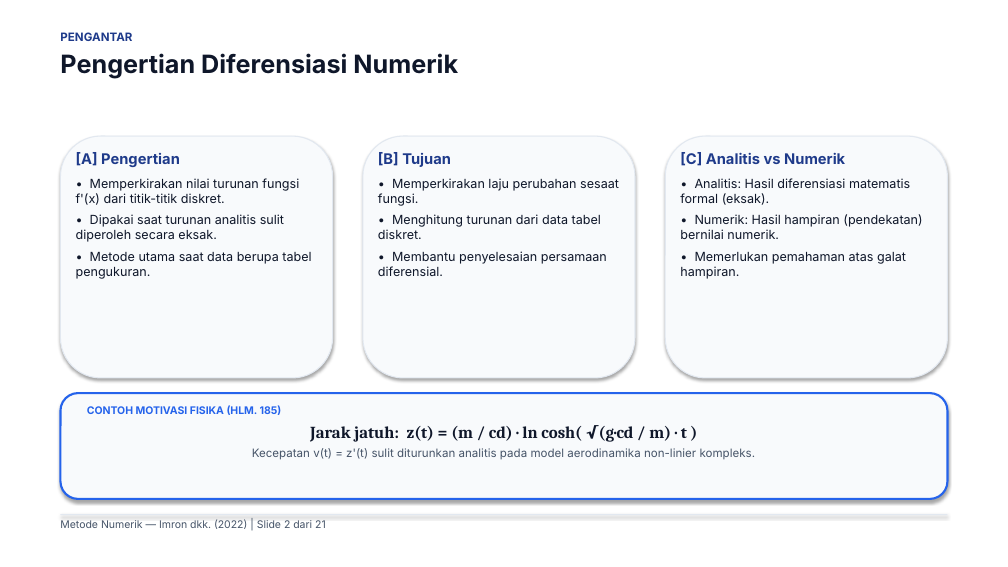
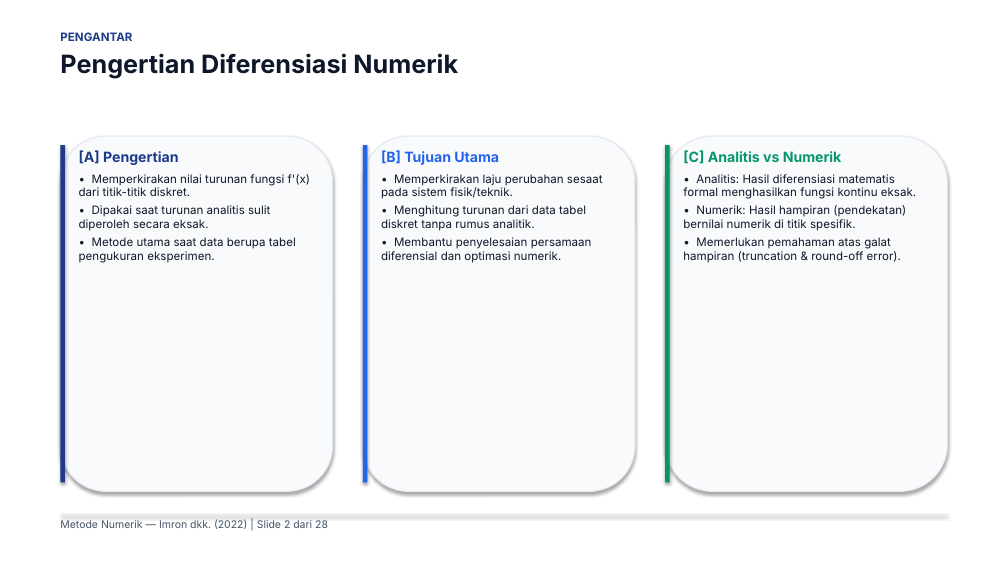
Before and after one commit to Moreyartea/Diferensiasi-Numerik, a slide deck: slide 2 of Diferensiasi_Numerik.pptx. Drawn at 1008x567 pixels with LibreOffice and Linux fonts; fonts in the diff are those of the drawing. Boxes give left, top, right and bottom in pixels: in the first picture for what was removed or moved away, otherwise in the second. Text is boxed around its words. In the diff, an @@ line names an element or a change of style, - is before the commit and + after.

```diff
--- a/Diferensiasi_Numerik.pptx
+++ b/Diferensiasi_Numerik.pptx
@@ rounded rectangle resized from (x1=60, y1=136, x2=333, y2=378) to (x1=60, y1=136, x2=333, y2=492) @@
@@ rectangle added at (x1=60, y1=145, x2=65, y2=482), fill #1E3A8A @@
@@ rounded rectangle resized from (x1=363, y1=136, x2=635, y2=378) to (x1=363, y1=136, x2=635, y2=492) @@
@@ rectangle added at (x1=363, y1=145, x2=368, y2=482), fill #2563EB @@
@@ rounded rectangle resized from (x1=665, y1=136, x2=948, y2=378) to (x1=665, y1=136, x2=948, y2=492) @@
@@ rectangle added at (x1=665, y1=145, x2=670, y2=482), fill #059669 @@
@@ text at (x1=79, y1=150, x2=310, y2=231): size 14 to 13.5 pt in "[A] Pengertian"; size 12 to 11 pt in "• Memperkirakan nilai turunan fungsi f'(x) dari ...", "• Dipakai saat turunan analitis sulit diperoleh ..."; less space between paragraphs @@
@@ text at (x1=381, y1=150, x2=603, y2=263): text changed; size 12 to 11 pt @@
-[B] Tujuan
-• Memperkirakan laju perubahan sesaat fungsi.
-• Menghitung turunan dari data tabel diskret.
-• Membantu penyelesaian persamaan diferensial.
+[B] Tujuan Utama
+• Memperkirakan laju perubahan sesaat pada sistem fisik/teknik.
+• Menghitung turunan dari data tabel diskret tanpa rumus analitik.
+• Membantu penyelesaian persamaan diferensial dan optimasi numerik.
@@ text at (x1=683, y1=174, x2=916, y2=263): text changed; size 12 to 11 pt @@
-• Analitis: Hasil diferensiasi matematis formal (eksak).
-• Numerik: Hasil hampiran (pendekatan) bernilai numerik.
-• Memerlukan pemahaman atas galat hampiran.
+• Analitis: Hasil diferensiasi matematis formal menghasilkan fungsi kontinu eksak.
+• Numerik: Hasil hampiran (pendekatan) bernilai numerik di titik spesifik.
+• Memerlukan pemahaman atas galat hampiran (truncation & round-off error).
@@ text at (x1=683, y1=150, x2=842, y2=164): size 14 to 13.5 pt, text colour #1E3A8A to #059669 in "[C] Analitis vs Numerik"; less space between paragraphs @@
@@ text at (x1=79, y1=237, x2=296, y2=263): text changed; size 12 to 11 pt @@
-• Metode utama saat data berupa tabel pengukuran.
+• Metode utama saat data berupa tabel pengukuran eksperimen.
@@ rounded rectangle removed at (x1=60, y1=393, x2=948, y2=499) @@
@@ text removed at (x1=87, y1=406, x2=756, y2=460) @@
-CONTOH MOTIVASI FISIKA (HLM. 185)
-Jarak jatuh: z(t) = (m / cd) · ln cosh( √(g·cd / m) · t )
-Kecepatan v(t) = z'(t) sulit diturunkan analitis pada model aerodinamika non-linier kompleks.
@@ text at (x1=60, y1=519, x2=328, y2=529): text changed @@
-Metode Numerik — Imron dkk. (2022) | Slide 2 dari 21
+Metode Numerik — Imron dkk. (2022) | Slide 2 dari 28
```
Also in this commit, not shown: 17 other slides changed, 10 slides added, 3 slides removed, 6 other files.
